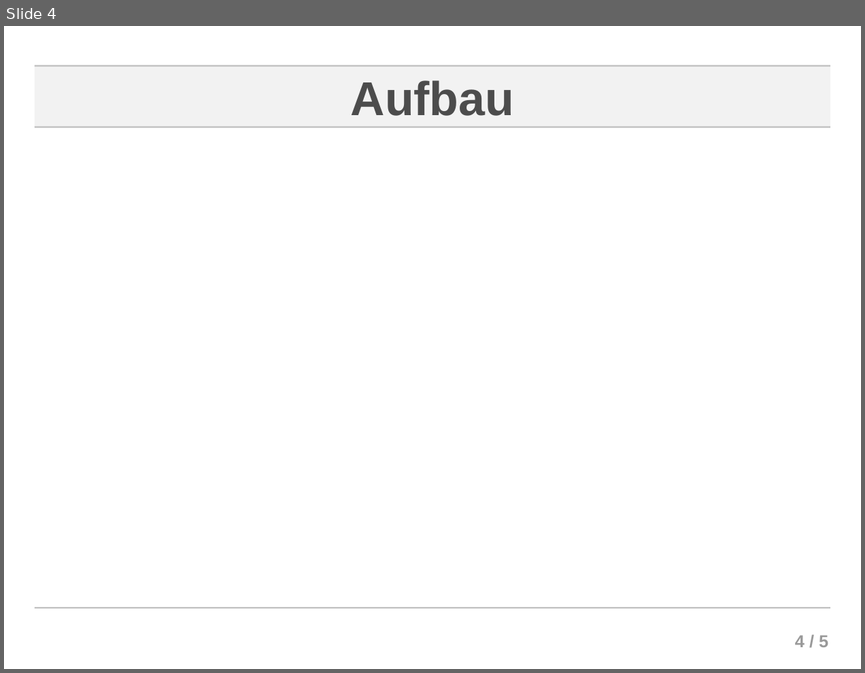
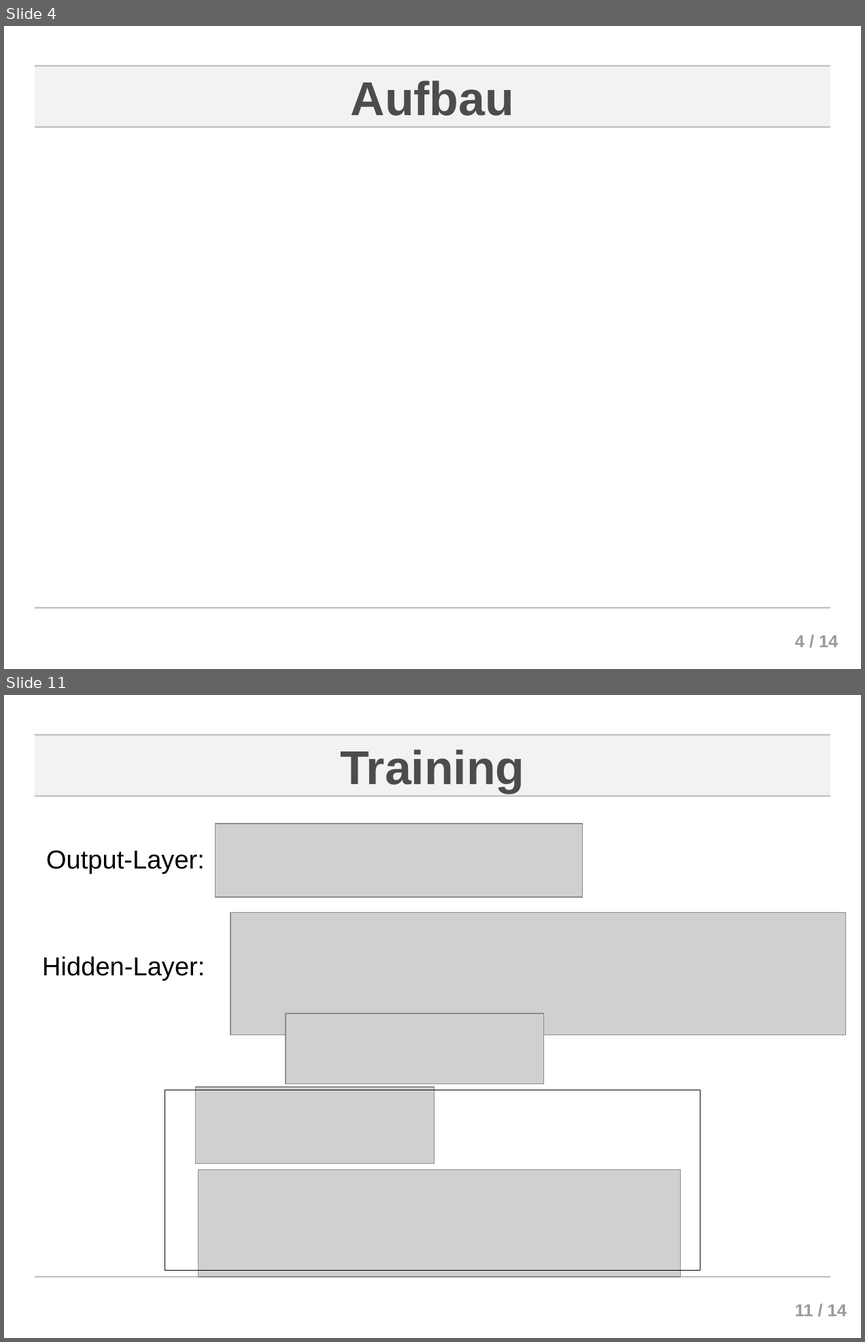
Before and after one commit to ChornHulio/Neuronale-Netze-Seminar, a slide deck: presentation/presentation.odp. Shown one above the other, each under a label of ours: slide 4 before the commit, slides 4 and 11 after it; the slides between them are not shown. The pictures are 865x673 and 865x1342 pixels, drawn with LibreOffice and Linux fonts; fonts in the diff are those of the drawing; grey boxes stand for pictures; background and template pictures are left out. Boxes give left, top, right and bottom in pixels: in the first picture for what was removed or moved away, otherwise in the second. Text is boxed around its words. In the diff, an @@ line names an element or a change of style, - is before the commit and + after.

```diff
--- a/presentation/presentation.odp
+++ b/presentation/presentation.odp
@@ slide 11 added at <box>4,695,861,1338</box>, background #FFFFFF; not listed: 5 template elements that a slide beside it also shows @@
@@ title added at <box>340,749,524,793</box>, 44 pt, text #4C4C4C, bold @@
+Training
@@ picture added at <box>215,824,583,896</box> @@
@@ text added at <box>46,850,205,874</box>, 24 pt, text #000000 @@
+Output-Layer:
@@ picture added at <box>230,913,845,1035</box> @@
@@ text added at <box>42,956,205,981</box>, 24 pt, text #000000 @@
+Hidden-Layer:
@@ picture added at <box>286,1013,544,1084</box> @@
@@ rectangle added at <box>165,1090,700,1270</box>, outline #000000 0 pt @@
@@ picture added at <box>195,1087,434,1163</box> @@
@@ picture added at <box>198,1169,681,1276</box> @@
@@ page number at <box>795,635,838,647</box>: text changed @@
-4 / 5
+4 / 14
```
Also in this commit, not shown: 9 other slides added, 1 slide removed.
